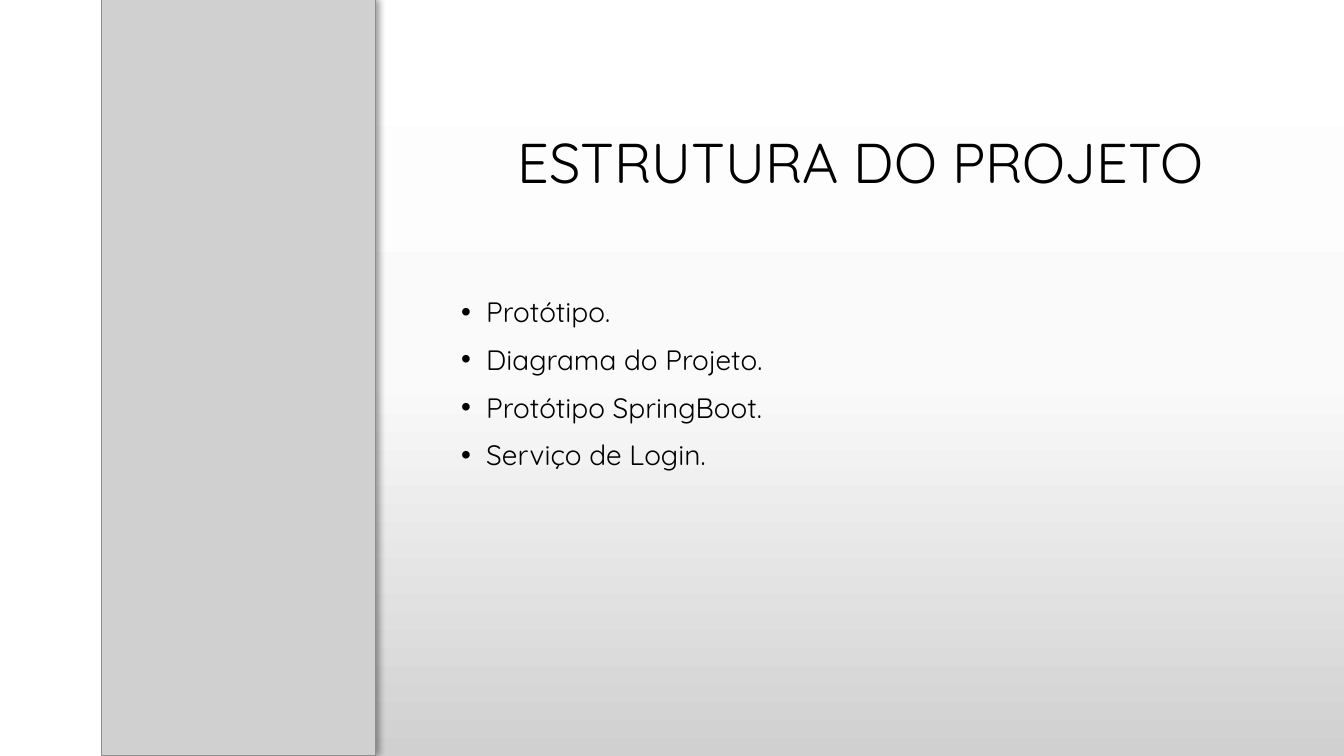
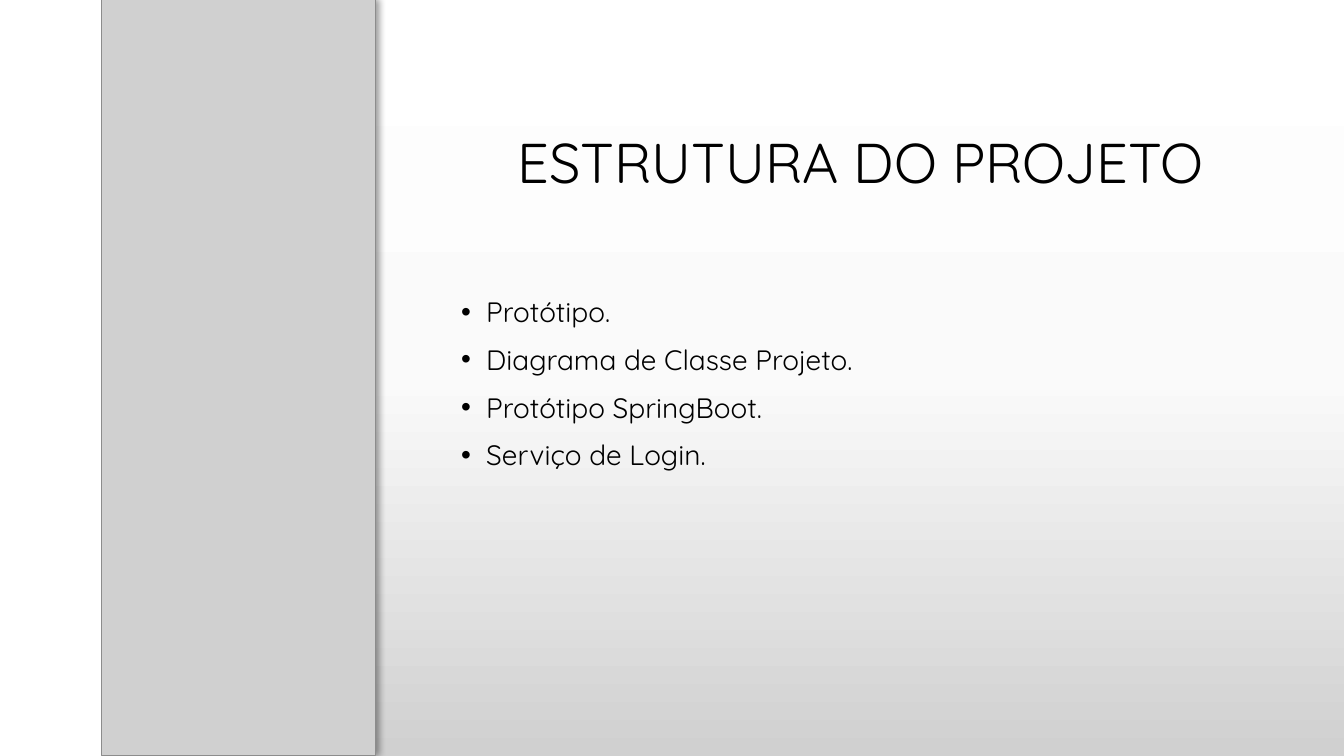
Before and after one commit to BandTec/Blood4Life, a slide deck: slide 12 of Blood4Life/Sprint-1/Documentos-Contextualização/PPT V1 (1).pptx. Drawn at 1344x756 pixels with LibreOffice and Linux fonts; fonts in the diff are those of the drawing; grey boxes stand for pictures; background and template pictures are left out. Boxes give left, top, right and bottom in pixels: in the first picture for what was removed or moved away, otherwise in the second. Text is boxed around its words. In the diff, an @@ line names an element or a change of style, - is before the commit and + after.

Commit message:
arrumando diagrama de classe

```diff
--- a/Blood4Life/Sprint-1/Documentos-Contextualização/PPT V1 (1).pptx
+++ b/Blood4Life/Sprint-1/Documentos-Contextualização/PPT V1 (1).pptx
@@ text at [486,349,852,376]: text changed @@
-• Diagrama do Projeto.
+• Diagrama de Classe Projeto.
```
Also in this commit, not shown: 1 other slide changed.
